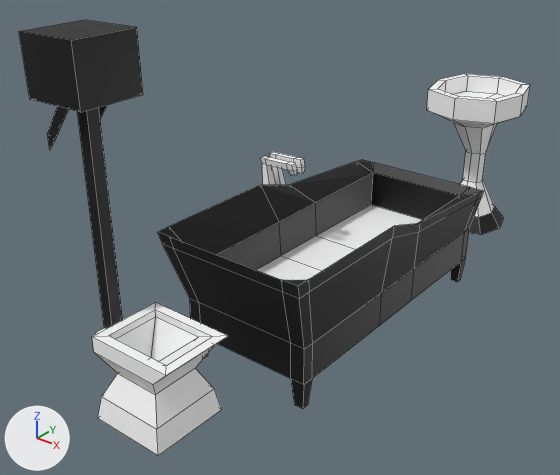
Two versions of the Blender file NotesOfCitrus/Assets/Blender/blend/assetBathroom.blend, one commit apart.
Both versions are drawn from a 50 mm lens placed at (21.4, -18.3, 22.1), pointed at (-2.6, 11.8, 3.5). The axes (+X, +Y, +Z) are drawn at lower left. The lights are the same throughout. Mesh edges are drawn as thin lines.

In view in the first picture: 'Bath', 'Sink', 'Toilet'.
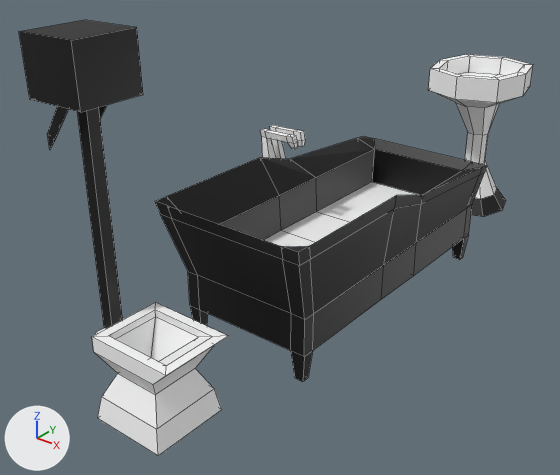
Where the newer file only moved an object's origin or applied its transform, the numbers keep the older frame.

Changed parts and their boxes (x1, y1, x2, y2) in the pictures (560 x 475 px):
```json
{"object": "Bath", "change": "moved", "before": [157, 152, 484, 409], "after": [155, 125, 487, 382]}
{"object": "Sink", "change": "moved", "before": [427, 74, 530, 235], "after": [428, 54, 533, 217]}
```

Edits to the scene script, one JSON object a line:
```json
{"block": "me_cube_001", "where": "me_cube_001.from_pydata(...)  # 164 vertices, 162 faces; spans x -5.3..4.3, y -9.6..8.4, z -2.5..6.2"}
{"block": "me_cube_001", "where": "# used by ob_bath; location = (0.0, 14.0, 1.0)"}
{"block": "me_cube_001", "change": "me_cube_001 part 1: the whole mesh is moved by (0.0, -0.2, 2.6)"}
{"block": "me_cube_002", "where": "me_cube_002.from_pydata(...)  # 74 vertices, 72 faces; spans x -3.38..2.79, y -3.55..3.55, z -0.5..9.2"}
{"block": "me_cube_002", "where": "# used by ob_sink; location = (0.0, 30.33, -0.78)"}
{"block": "me_cube_002", "change": "me_cube_002 part 2: the whole mesh is moved by (0.04, -0.02, 0.6)"}
{"op": "set", "path": "ob_bath.location", "old": "(0.0, 14.0, 1.0)", "new": "(0.01, 14.21, 0.0)"}
{"op": "set", "path": "ob_sink.location", "old": "(0.0, 30.33, -0.78)", "new": "(-0.04, 30.35, 0.0)"}
```
